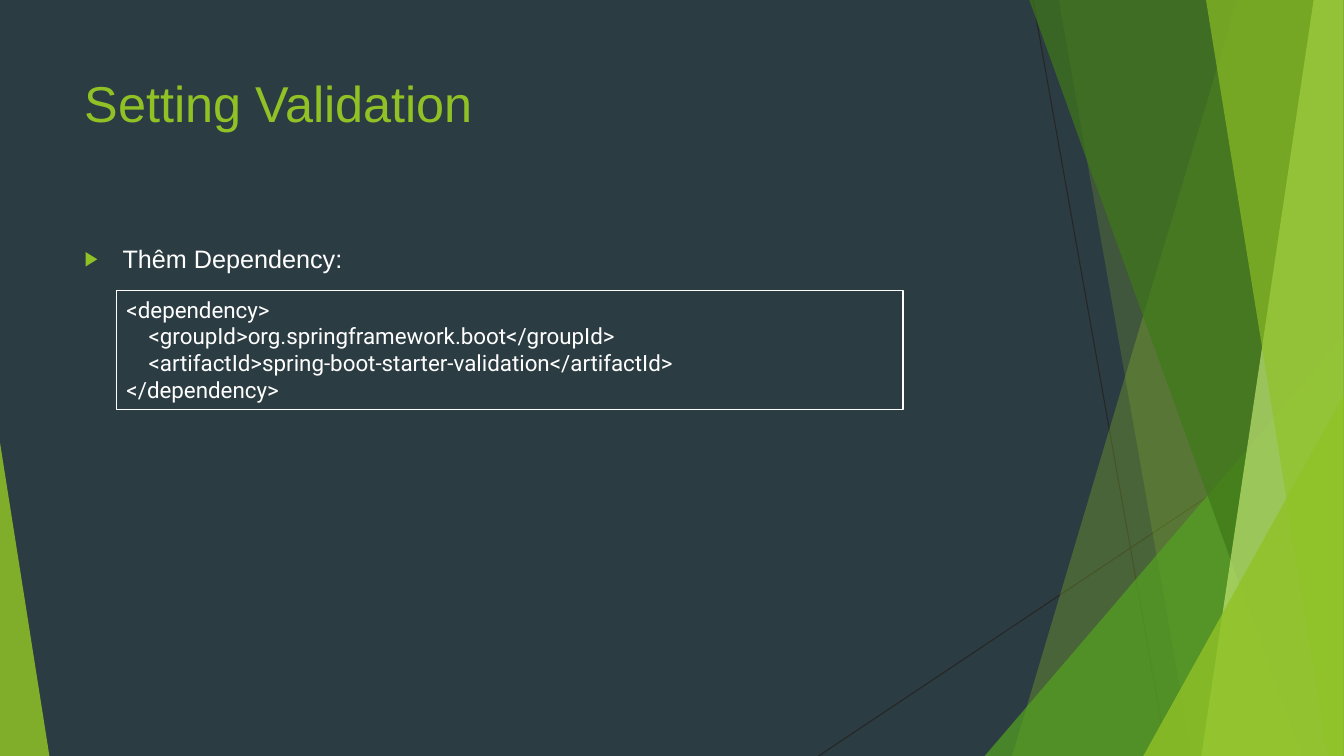
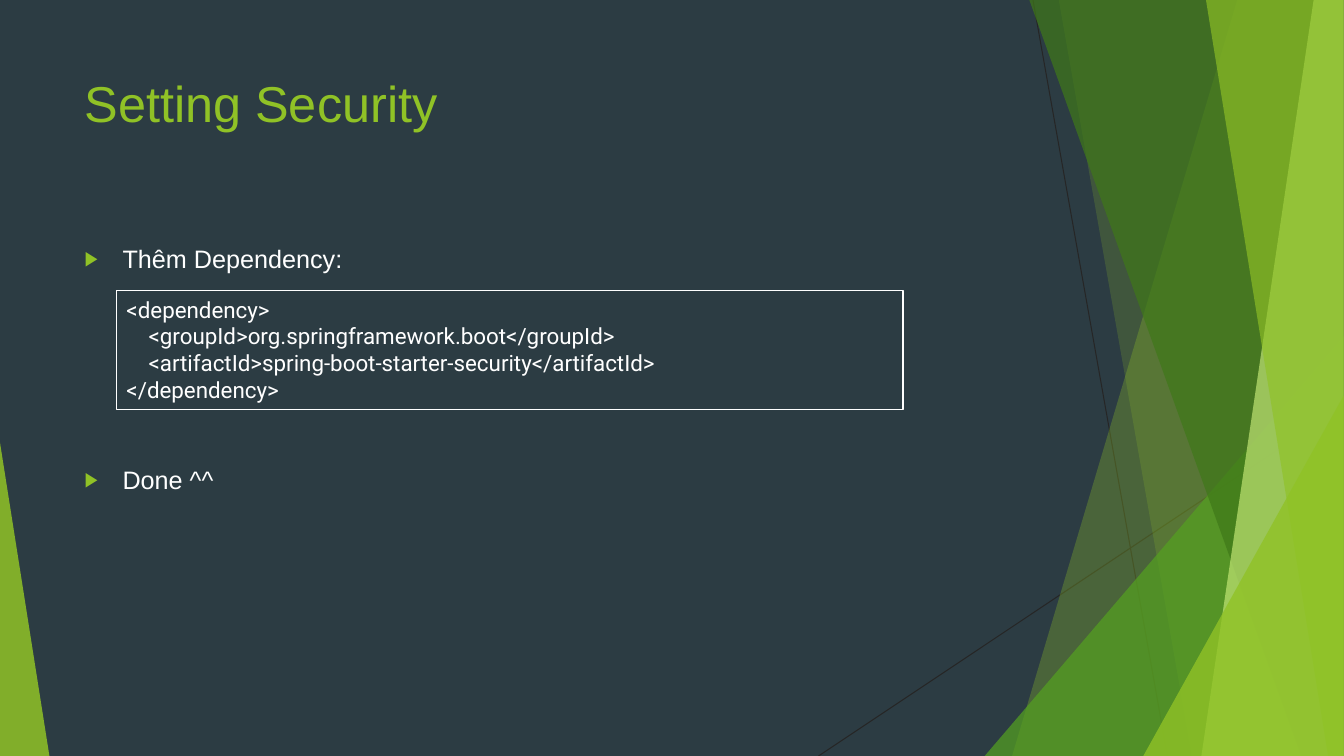
Before and after one commit to sobbingwind/SpringBoot, a slide deck: slide 7 of 09.Spring Security.pptx. Drawn at 1344x756 pixels with LibreOffice and Linux fonts; fonts in the diff are those of the drawing. Boxes give left, top, right and bottom in pixels: in the first picture for what was removed or moved away, otherwise in the second. Text is boxed around its words. In the diff, an @@ line names an element or a change of style, - is before the commit and + after.

```diff
--- a/09.Spring Security.pptx
+++ b/09.Spring Security.pptx
@@ title at bbox=[85, 85, 437, 132]: text changed @@
-Setting Validation
+Setting Security
@@ text in rectangle at bbox=[149, 354, 655, 376]: text changed @@
-<artifactId>spring-boot-starter-validation</artifactId>
+<artifactId>spring-boot-starter-security</artifactId>
@@ text at bbox=[123, 471, 183, 490]: paragraph added @@
+▶ Done ^^
```
Also in this commit, not shown: 3 other slides changed, 18 slides added, 6 slides removed.
